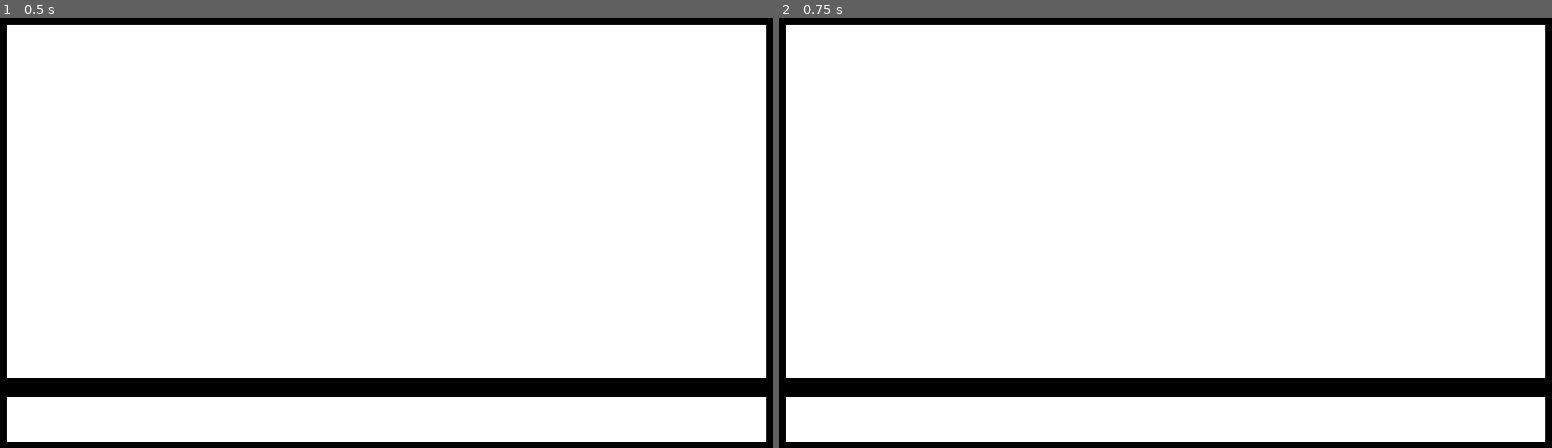
Above: before the commit, frames 1-2 (left to right).
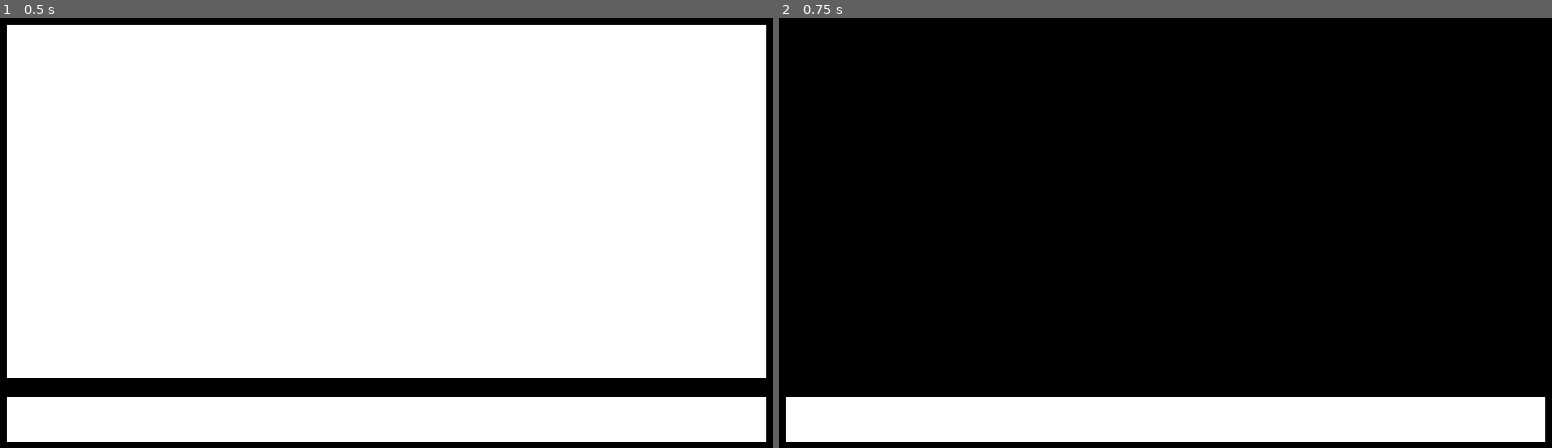
Above: after the commit, the same moments.

Repository: nqpz/ngj-2026
Game: Godot game, scene res://node_2d.tscn
Two runs of this game, one before a commit and one after it. Both use one fixed random seed, a clock stepped at 60 frames per second and the inputs below.
Inputs:
- Up to frame 1 (0.5 s): no input
- Up to frame 2 (0.75 s): tap Enter at 0.5 s; hold Space from 0.53 s (still down)

Frame 1 is identical in both runs. In frame 2, 81% of the frame differs, in the area x 0-100%, y 1-84%.

Commit message:
Add darken debugging code

Diff:
--- a/background.gd
+++ b/background.gd
@@ -13,4 +13,6 @@
 
 # Called every frame. 'delta' is the elapsed time since the previous frame.
 func _process(delta: float) -> void:
-	pass
+	# DEBUG
+	if Input.is_key_pressed(KEY_SPACE):
+		darken()
